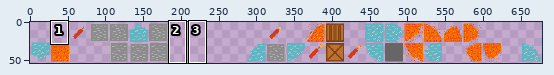
Edited in one commit: sprite sheet (client/core/assets/textures/bomberman.png). Above, an overview of the earlier version with the close-up marked.
Close-up. Before the edit:
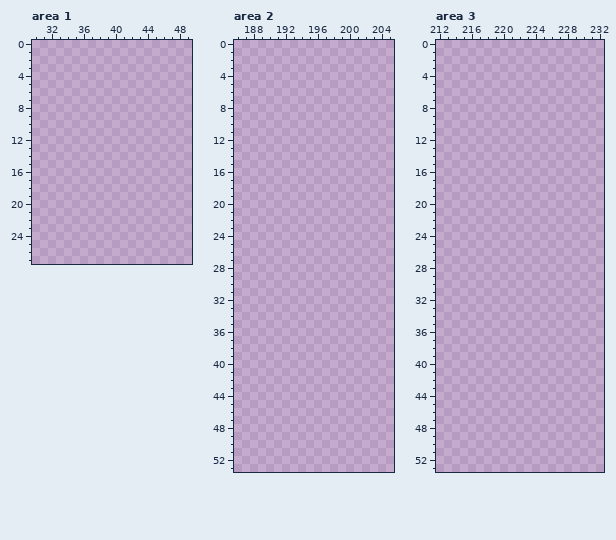
The file is 444x54 pixels. Pixels under 10% opacity are left out. Colours within 5 levels of each other are drawn and written as one. Shown: area 1: x 30..49, y 0..27; area 2: x 186..205, y 0..53; area 3: x 212..232, y 0..53. The old version is drawn lined up with the new one. The commit also changed other parts of the picture, which this record leaves out.
Now the later version:
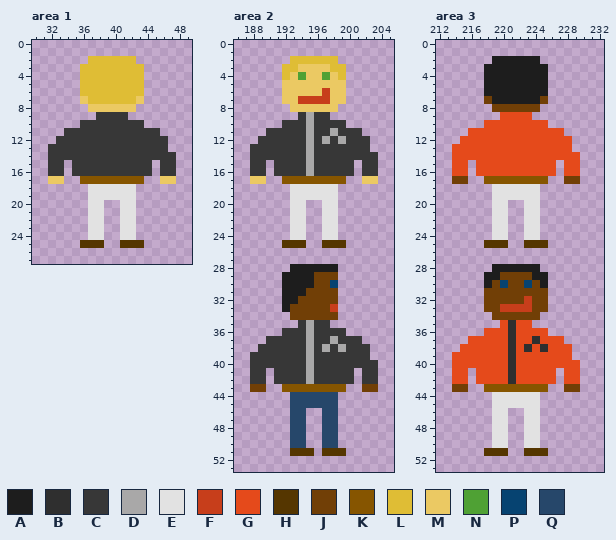
Palette (. is transparent): A #1d1d1d  B #2f2f2f  C #373737  D #a9a8a8  E #e2e2e2  F #c73e1b  G #e54a1b  H #553600  J #713f06  K #865500  L #dfbd35  M #ebc963  N #4fa134  P #064371  Q #26476a
The exact change:
canvas 444x54 -> 678x54; drawings rearranged on the sheet (the old picture shows each at its new place)
Changed rows in their new state; - is an unchanged pixel.
Area 1:
first column x 32:
 2 -----LLLLLL-----
 3 ----LLLLLLLL----
 4 ----LLLLLLLL----
 5 ----LLLLLLLL----
 6 ----LLLLLLLL----
 7 ----MLLLLLLM----
 8 -----MMMMMM-----
 9 ------CCCC------
10 ----CCCCCCCC----
11 --CCCCCCCCCCCC--
12 -CCCCCCCCCCCCCC-
13 CCCCCCCCCCCCCCC-
14 CCCCCCCCCCCCCCCC
15 CC-CCCCCCCCCC-CC
16 CC-CCCCCCCCCC-CC
17 MM--KKKKKKKK--MM
18 -----EEEEEE-----
19 -----EEEEEE-----
20 -----EE--EE-----
21 -----EE--EE-----
22 -----EE--EE-----
23 -----EE--EE-----
24 -----EE--EE-----
25 ----HHH--HHH----
Area 2:
first column x 188:
 2 -----LLLLLL-----
 3 ----LLMMMMLL----
 4 ----LMNMMNML----
 5 ----MMMMMMMM----
 6 ----MMMMMFMM----
 7 ----MMFFFFMM----
 8 -----MMMMMM-----
 9 ------CDCC------
10 ----CCCDCCCC----
11 --CCCCCDCCDCCC--
12 -CCCCCCDCDCDCCC-
13 CCCCCCCDCCCCCCC-
14 CCCCCCCDCCCCCCCC
15 CC-CCCCDCCCCC-CC
16 CC-CCCCDCCCCC-CC
17 MM--KKKKKKKK--MM
18 -----EEEEEE-----
19 -----EEEEEE-----
20 -----EE--EE-----
21 -----EE--EE-----
22 -----EE--EE-----
23 -----EE--EE-----
24 -----EE--EE-----
25 ----HHH--HHH----
28 -----AAAAAA-----
29 ----AAAAJJJ-----
30 ----AAAAJJP-----
31 ----AAAJJJJ-----
32 ----AAJJJJJ-----
33 ----AJJJJJF-----
34 -----JJJJJJ-----
35 ------CDCC------
36 ----CCCDCCCC----
37 --CCCCCDCCDCCC--
38 -CCCCCCDCDCDCCC-
39 CCCCCCCDCCCCCCC-
40 CCCCCCCDCCCCCCCC
41 CC-CCCCDCCCCC-CC
42 CC-CCCCDCCCCC-CC
43 JJ--KKKKKKKK--JJ
44 -----QQQQQQ-----
45 -----QQQQQQ-----
46 -----QQ--QQ-----
47 -----QQ--QQ-----
48 -----QQ--QQ-----
49 -----QQ--QQ-----
50 -----QQ--QQ-----
51 -----HHH-HHH----
Area 3:
first column x 214:
 2 -----AAAAAA-----
 3 ----AAAAAAAA----
 4 ----AAAAAAAA----
 5 ----AAAAAAAA----
 6 ----AAAAAAAA----
 7 ----JAAAAAAJ----
 8 -----JJJJJJ-----
 9 ------GGGG------
10 ----GGGGGGGG----
11 --GGGGGGGGGGGG--
12 -GGGGGGGGGGGGGG-
13 GGGGGGGGGGGGGGG-
14 GGGGGGGGGGGGGGGG
15 GG-GGGGGGGGGG-GG
16 GG-GGGGGGGGGG-GG
17 JJ--KKKKKKKK--JJ
18 -----EEEEEE-----
19 -----EEEEEE-----
20 -----EE--EE-----
21 -----EE--EE-----
22 -----EE--EE-----
23 -----EE--EE-----
24 -----EE--EE-----
25 ----HHH--HHH----
28 -----AAAAAA-----
29 ----AAJJJJAA----
30 ----AJPJJPJA----
31 ----JJJJJJJJ----
32 ----JJJJJFJJ----
33 ----JJFFFFJJ----
34 -----JJJJJJ-----
35 ------GBGG------
36 ----GGGBGGGG----
37 --GGGGGBGGBGGG--
38 -GGGGGGBGBGBGGG-
39 GGGGGGGBGGGGGGG-
40 GGGGGGGBGGGGGGGG
41 GG-GGGGBGGGGG-GG
42 GG-GGGGBGGGGG-GG
43 JJ--KKKKKKKK--JJ
44 -----EEEEEE-----
45 -----EEEEEE-----
46 -----EE--EE-----
47 -----EE--EE-----
48 -----EE--EE-----
49 -----EE--EE-----
50 -----EE--EE-----
51 ----HHH--HHH----
Changed places in both close-ups, as pixel boxes (x1, y1, x2, y2):
added: (48, 56, 176, 248)
added: (250, 56, 378, 456)
added: (452, 56, 580, 456)
